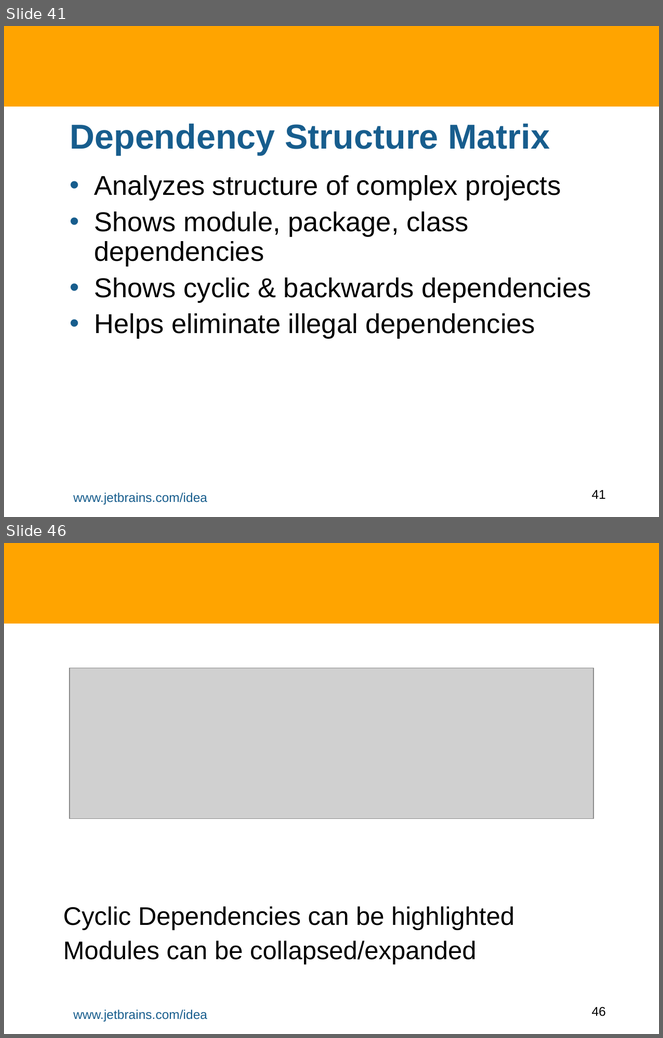
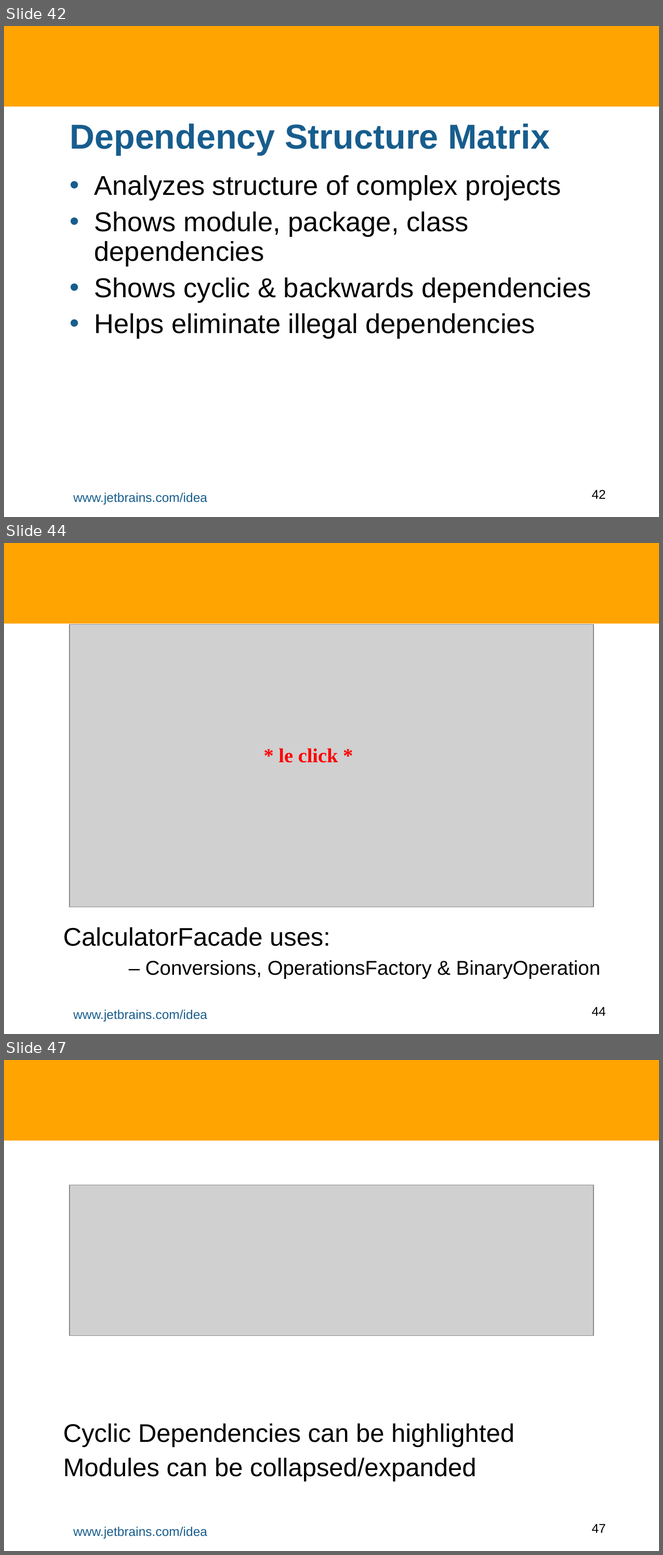
Before and after one commit to HamletDRC/presentations, a slide deck: staticanalysis/StaticAnalysisInIDEA.odp. Shown one above the other, each under a label of ours: slides 41 and 46 before the commit, slides 42, 44 and 47 after it; the slides between them are not shown. The pictures are 663x1038 and 663x1555 pixels, drawn with LibreOffice and Linux fonts; fonts in the diff are those of the drawing; grey boxes stand for pictures; background and template pictures are left out. Boxes give left, top, right and bottom in pixels: in the first picture for what was removed or moved away, otherwise in the second. Text is boxed around its words. In the diff, an @@ line names an element or a change of style, - is before the commit and + after.

```diff
--- a/staticanalysis/StaticAnalysisInIDEA.odp
+++ b/staticanalysis/StaticAnalysisInIDEA.odp
@@ slide 44 added at <box>4,543,659,1034</box>, background #FFFFFF; not listed: 3 template elements that a slide beside it also shows @@
@@ picture added at <box>70,624,594,908</box> @@
@@ text added at <box>279,748,338,763</box>, 22 pt, text #FF0000, bold @@
+* le click *
@@ subtitle added at <box>63,927,601,979</box>, 22 pt, text #000000 @@
+CalculatorFacade uses:
+– Conversions, OperationsFactory & BinaryOperation
@@ what was slide 41 is now slide 42 @@
@@ page number at <box>592,490,606,499</box>: text changed @@
-41
+42
@@ what was slide 46 is now slide 47 @@
@@ page number at <box>592,1524,606,1533</box>: text changed @@
-46
+47
```
Also in this commit, not shown: 10 slides changed, 3 other slides added, 9 slides removed, 1 other file.
